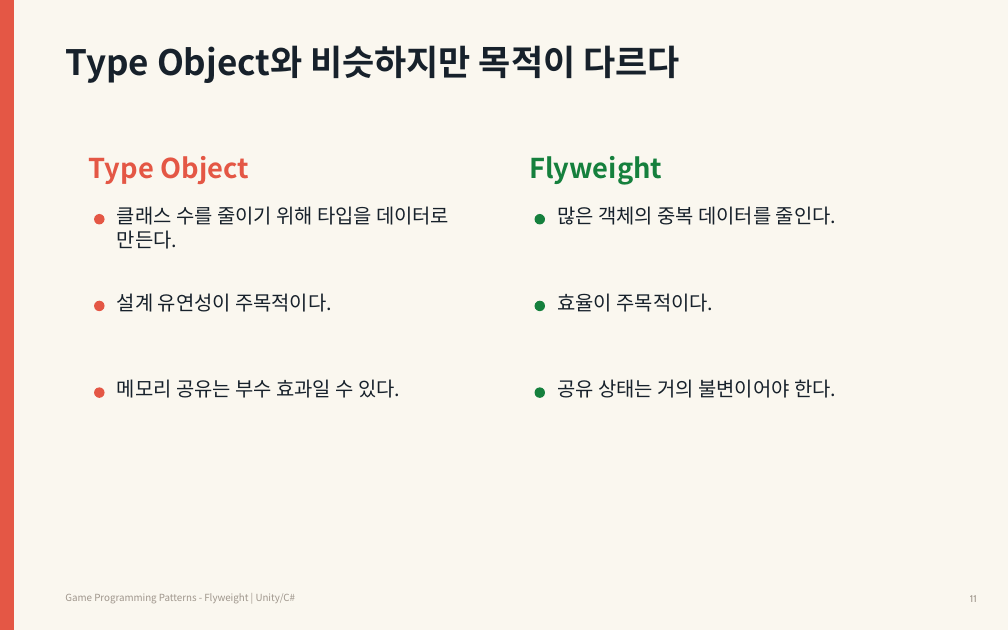
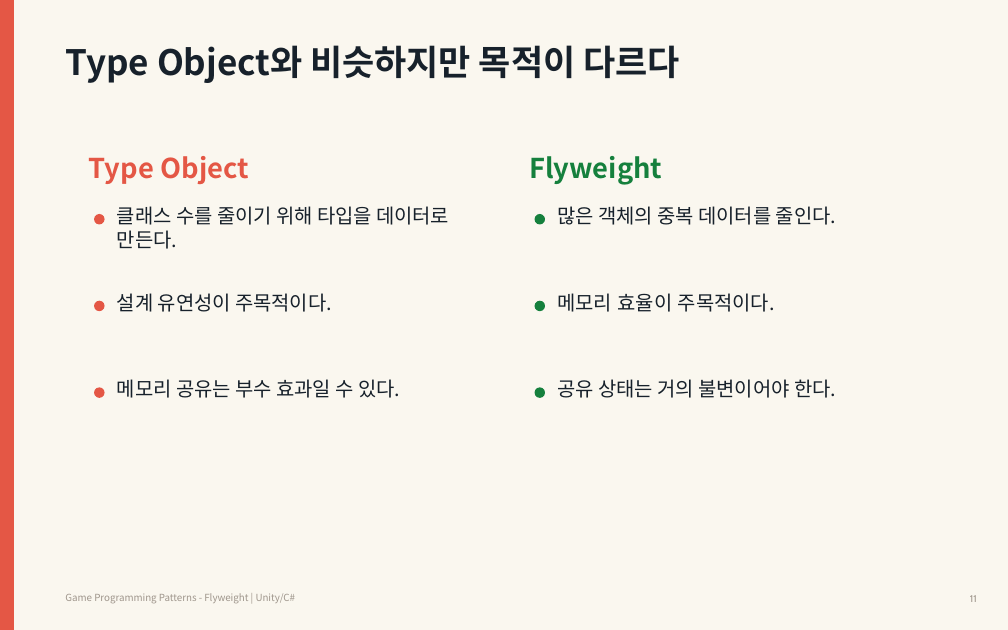
Before and after one commit to Meerkat-GMD/unity-programming-pattern, a slide deck: slide 11 of 03차시_Flyweight/강의자료/유니티 프로그래밍 패턴 3차시 - Flyweight.pptx. Drawn at 1008x630 pixels with LibreOffice and Linux fonts; fonts in the diff are those of the drawing. Boxes give left, top, right and bottom in pixels: in the first picture for what was removed or moved away, otherwise in the second. Text is boxed around its words. In the diff, an @@ line names an element or a change of style, - is before the commit and + after.

```diff
--- a/03차시_Flyweight/강의자료/유니티 프로그래밍 패턴 3차시 - Flyweight.pptx
+++ b/03차시_Flyweight/강의자료/유니티 프로그래밍 패턴 3차시 - Flyweight.pptx
@@ text at [557,293,775,312]: text changed @@
-효율이 주목적이다.
+메모리 효율이 주목적이다.
```
Also in this commit, not shown: 13 other slides changed.
